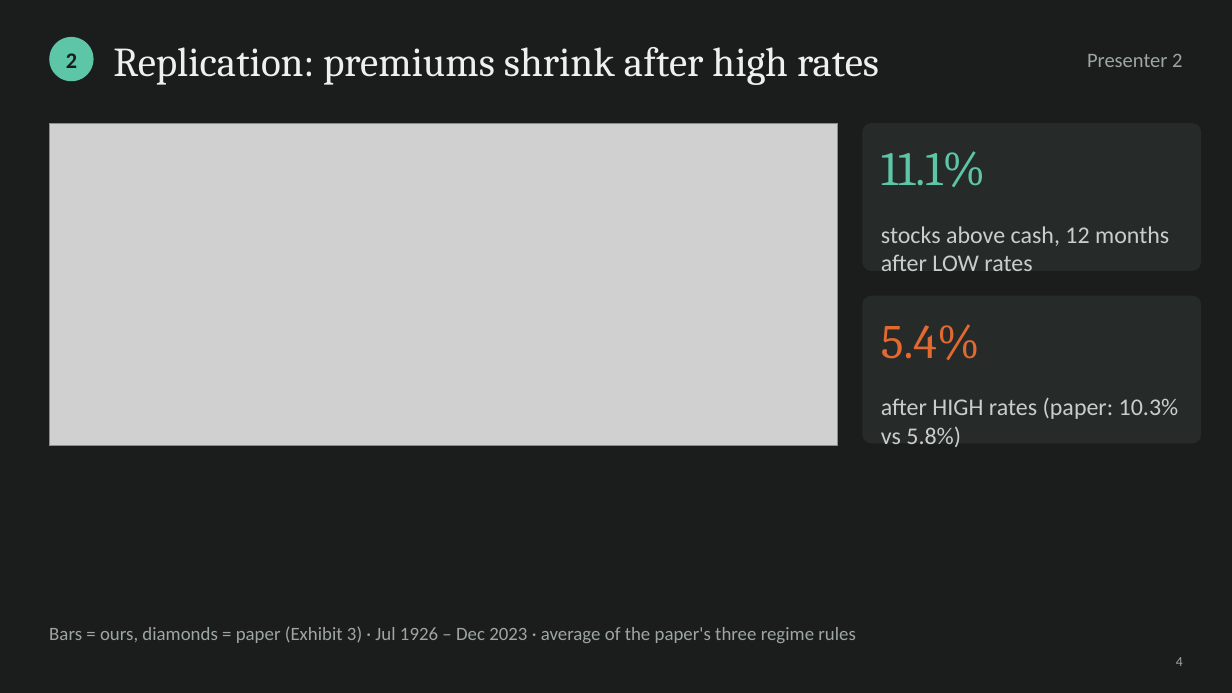
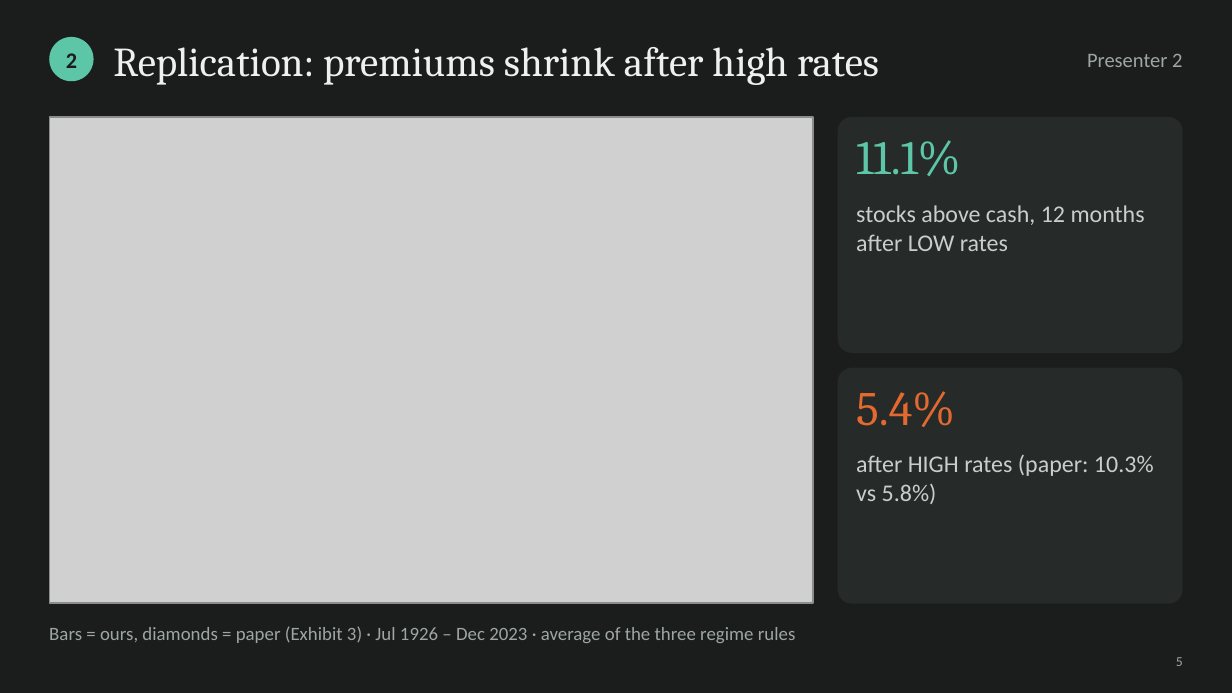
Before and after one commit to cyee02/MQF, a slide deck: slide 5 of QF600/Final Assignment/04 - Presentation Slides Group 6.pptx (slide 4 before the commit). Drawn at 1232x693 pixels with LibreOffice and Linux fonts; fonts in the diff are those of the drawing; grey boxes stand for pictures. Boxes give left, top, right and bottom in pixels: in the first picture for what was removed or moved away, otherwise in the second. Text is boxed around its words. In the diff, an @@ line names an element or a change of style, - is before the commit and + after.

```diff
--- a/QF600/Final Assignment/04 - Presentation Slides Group 6.pptx
+++ b/QF600/Final Assignment/04 - Presentation Slides Group 6.pptx
@@ picture: place and size @@
-picture at <box>49,123,838,446</box>
+picture at <box>49,117,813,604</box>
@@ rounded rectangle: place and size @@
-rounded rectangle at <box>862,123,1201,271</box>
+rounded rectangle at <box>838,117,1183,354</box>
@@ text "11.1%": place and size @@
-text "11.1%" at <box>881,151,985,187</box>
+text "11.1%" at <box>856,140,960,176</box>
@@ text "stocks above cash, 12 months ...": place and size @@
-text "stocks above cash, 12 months ..." at <box>881,226,1169,271</box>
+text "stocks above cash, 12 months ..." at <box>856,205,1145,251</box>
@@ rounded rectangle: place and size @@
-rounded rectangle at <box>862,296,1201,444</box>
+rounded rectangle at <box>838,367,1183,604</box>
@@ text "5.4%": place and size @@
-text "5.4%" at <box>881,324,980,360</box>
+text "5.4%" at <box>856,391,955,427</box>
@@ text "after HIGH rates (paper: 10.3% ...": place and size @@
-text "after HIGH rates (paper: 10.3% ..." at <box>881,397,1179,447</box>
+text "after HIGH rates (paper: 10.3% ..." at <box>856,455,1154,504</box>
@@ text at <box>49,626,796,643</box>: text changed @@
-Bars = ours, diamonds = paper (Exhibit 3) · Jul 1926 – Dec 2023 · average of the paper's three regime rules
+Bars = ours, diamonds = paper (Exhibit 3) · Jul 1926 – Dec 2023 · average of the three regime rules
@@ text at <box>1176,657,1183,666</box>: text changed @@
-4
+5
```
Also in this commit, not shown: 11 other slides changed, 7 slides added, 2 slides removed, 34 other files.
